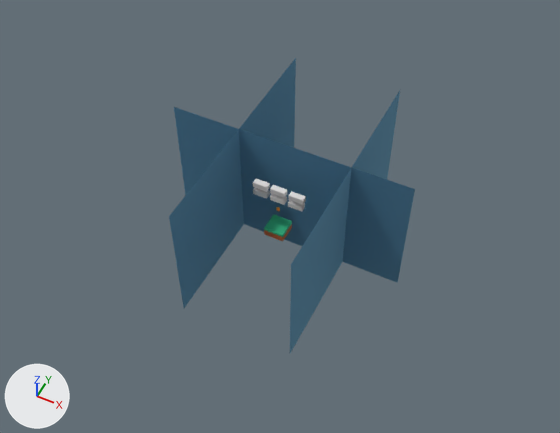
Renders of the Blender file assets/Scene.blend from each side of a commit.
Rendered twice from a 50 mm lens placed at (69.6, -137.2, 175.9), pointed at (0.0, 2.0, 1.9). The lights are fixed; the arrows at lower left show +X, +Y and +Z.
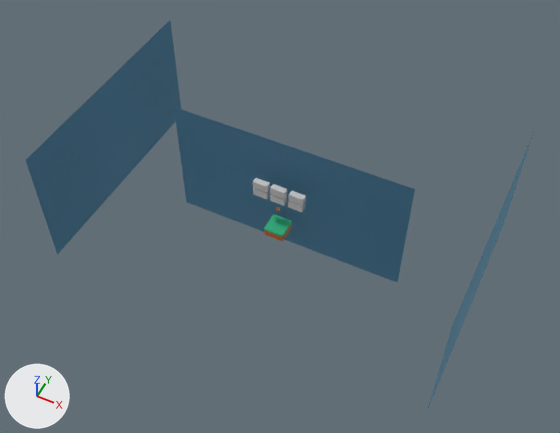
What changed in the scene script:
```text
Change ob_cube_004:
    ob_cube_004.scale: (2.27, 0.945, 0.89) -> (2.27, 0.945, 1.19)
Change ob_cube_005:
    ob_cube_005.scale: (2.27, 0.945, 0.89) -> (2.27, 0.945, 1.19)
Change ob_cube_006:
    ob_cube_006.scale: (2.27, 0.945, 0.89) -> (2.27, 0.945, 1.19)
Change ob_plane_001:
    ob_plane_001.location: (19.4, 6.9, 6.1) -> (60.1, 6.9, 6.1)
Change ob_plane_002:
    ob_plane_002.location: (-15.6, 6.9, 6.1) -> (-62.0, 6.9, 6.1)
```

What differs and where, as boxes [x1, y1, x2, y2] in the pictures (560 x 433 px):
'Plane.002', moved
    before: [169, 58, 296, 308]
    after: [26, 20, 181, 255]
'Plane.001', moved
    before: [290, 91, 400, 353]
    after: [427, 132, 534, 411]
'Cube.006', rescaled (13% taller)
    before: [289, 191, 306, 205]
    after: [289, 190, 306, 206]
'Cube.005', rescaled (14% taller)
    before: [270, 185, 287, 198]
    after: [270, 184, 287, 199]
'Cube.004', rescaled (7% taller)
    before: [253, 179, 270, 192]
    after: [253, 178, 270, 192]
